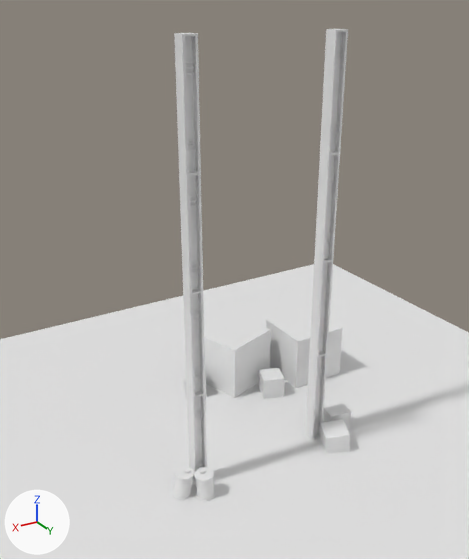
The FBX model Assets/3D/Models/Scene.fbx as it was, and as the next commit left it.
One viewpoint serves both versions: a 50 mm lens placed at (23.5, 34.9, 33.7), pointed at (-0.4, -5.0, 13.8). The axes (+X, +Y, +Z) are drawn at lower left. The lights are the same throughout. Where no turn or scale is listed for an object, it has been applied to the vertices. Vertices at the same position are counted once.

Objects in the first picture: 'Barrel', 'Barrel.001', 'Beams', 'Cube', 'Cube.001', 'Cube.003', 'Cube.005', 'Ground'.
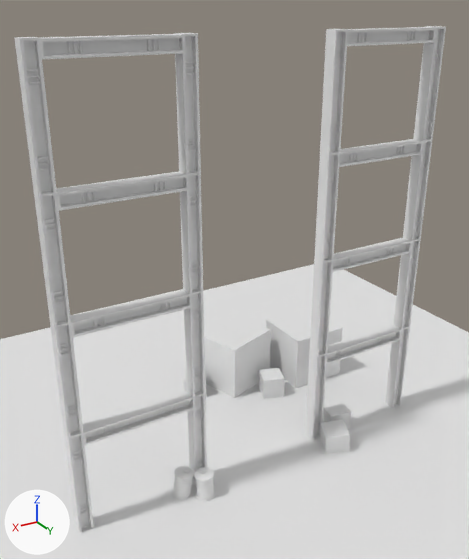
Where the change shows, as pixel boxes (x1, y1, x2, y2) in the pictures (469 x 559 px):
'Beams', reshaped (147% wider, 11% taller): before (174, 29, 348, 487); after (14, 26, 446, 533)
part 1 of me_cube_022, added: after (14, 37, 94, 533)
part 2 of me_cube_022, added: after (385, 26, 446, 408)
part 3 of me_cube_022, added: after (327, 27, 439, 365)
part 4 of me_cube_022, added: after (27, 34, 193, 446)

The edits, one by one:
me_cube_022 is used by ob_beams; location (0.0, 0.0, 0.0).
me_cube_022 had 592 vertices, 400 faces and spanned x -6.0..6.0, y -1.0..0.0, z 0.0..32.0.
me_cube_022 now has 1824 vertices, 1200 faces and spans x -15.0..15.0, y -1.0..0.0, z 0.0..32.0.
me_cube_022 part 1: the loose piece of 104 vertices spanning x 5.0..6.0, y -1.0..0.0, z 0.0..32.0 is copied, and the copy is moved by (9.0, 0.0, 0.0); it spans x 14.0..15.0, y -1.0..0.0, z 0.0..32.0.
me_cube_022 part 2: the loose piece of 104 vertices spanning x -6.0..-5.0, y -1.0..0.0, z 0.0..32.0 is copied, and the copy is moved by (-9.0, 0.0, 0.0); it spans x -15.0..-14.0, y -1.0..0.0, z 0.0..32.0.
me_cube_022 part 3: 416 vertices added at x -14.8..-6.0, y -1.0..0.0, z 7.0..32.0.
me_cube_022 part 4: 384 vertices added at x 6.0..14.8, y -1.0..0.0, z 7.0..32.0.
